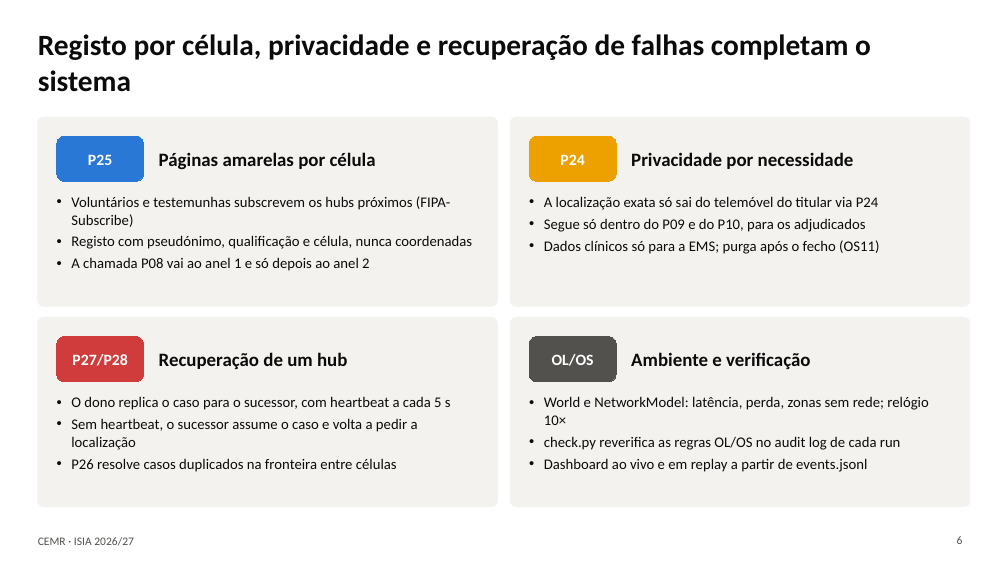
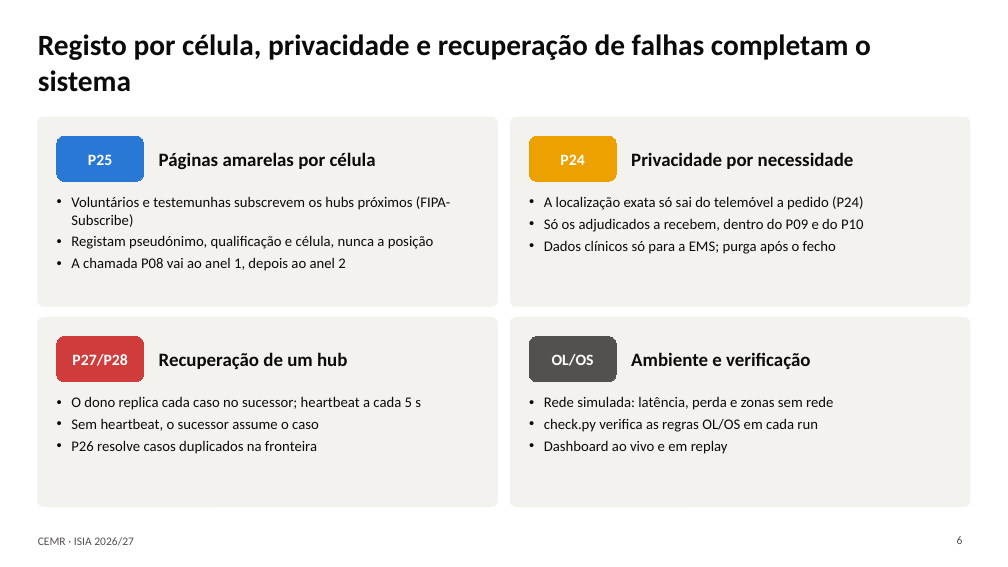
Before and after one commit to rodrigoilde/fcup-isia, a slide deck: slide 6 of slides/apresentacao.pptx. Drawn at 1008x567 pixels with LibreOffice and Linux fonts; fonts in the diff are those of the drawing. Boxes give left, top, right and bottom in pixels: in the first picture for what was removed or moved away, otherwise in the second. Text is boxed around its words. In the diff, an @@ line names an element or a change of style, - is before the commit and + after.

```diff
--- a/slides/apresentacao.pptx
+++ b/slides/apresentacao.pptx
@@ text at [544, 196, 863, 254]: text changed @@
-• A localização exata só sai do telemóvel do titular via P24
-• Segue só dentro do P09 e do P10, para os adjudicados
-• Dados clínicos só para a EMS; purga após o fecho (OS11)
+• A localização exata só sai do telemóvel a pedido (P24)
+• Só os adjudicados a recebem, dentro do P09 e do P10
+• Dados clínicos só para a EMS; purga após o fecho
@@ text at [71, 235, 434, 271]: text changed @@
-• Registo com pseudónimo, qualificação e célula, nunca coordenadas
-• A chamada P08 vai ao anel 1 e só depois ao anel 2
+• Registam pseudónimo, qualificação e célula, nunca a posição
+• A chamada P08 vai ao anel 1, depois ao anel 2
@@ text at [71, 396, 421, 454]: text changed @@
-• O dono replica o caso para o sucessor, com heartbeat a cada 5 s
-• Sem heartbeat, o sucessor assume o caso e volta a pedir a localização
-• P26 resolve casos duplicados na fronteira entre células
+• O dono replica cada caso no sucessor; heartbeat a cada 5 s
+• Sem heartbeat, o sucessor assume o caso
+• P26 resolve casos duplicados na fronteira
@@ text at [544, 396, 833, 454]: text changed @@
-• World e NetworkModel: latência, perda, zonas sem rede; relógio 10×
-• check.py reverifica as regras OL/OS no audit log de cada run
-• Dashboard ao vivo e em replay a partir de events.jsonl
+• Rede simulada: latência, perda e zonas sem rede
+• check.py verifica as regras OL/OS em cada run
+• Dashboard ao vivo e em replay
```
Also in this commit, not shown: 3 other slides changed, 2 other files.
